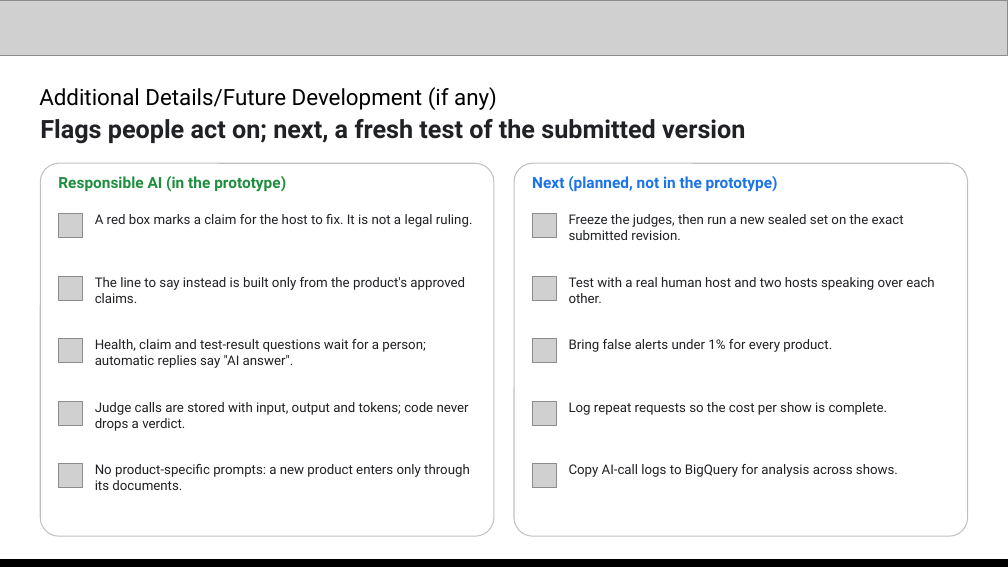
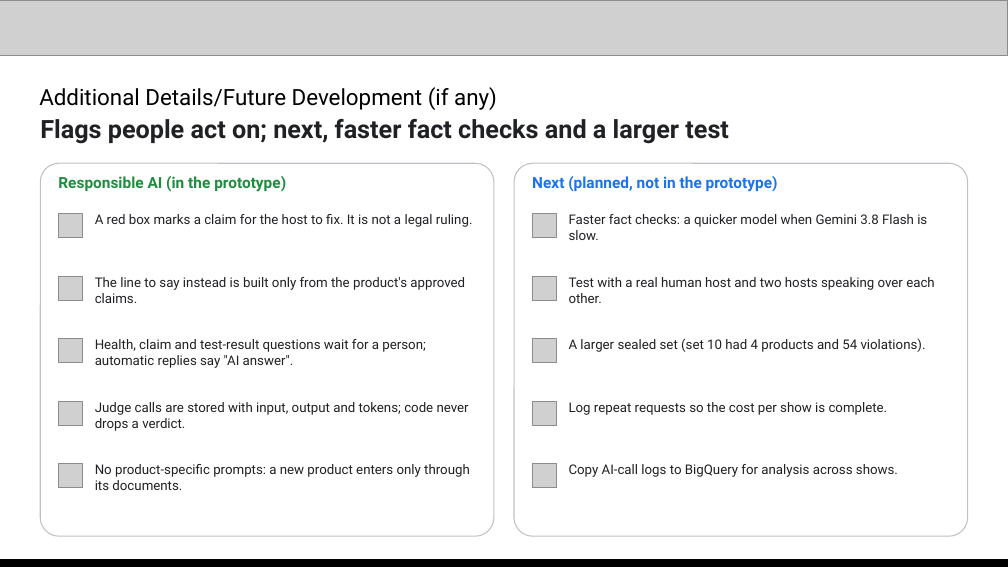
Before and after one commit to jwchoiKR/ai_builder_cup_uh, a slide deck: slide 12 of docs/decks/submission_1011.pptx. Drawn at 1008x567 pixels with LibreOffice and Linux fonts; fonts in the diff are those of the drawing; grey boxes stand for pictures. Boxes give left, top, right and bottom in pixels: in the first picture for what was removed or moved away, otherwise in the second. Text is boxed around its words. In the diff, an @@ line names an element or a change of style, - is before the commit and + after.

Commit message:
docs(decks): Update the submission deck to set 10 and 3.8 Flash
Performance slide on set 10 natural lines (96.3%, 0 false alerts,
judge call times), the fact checker on Gemini 3.8 Flash in the
architecture, technology and cost slides, one Cloud Run instance, and
the next steps after this round.

```diff
--- a/docs/decks/submission_1011.pptx
+++ b/docs/decks/submission_1011.pptx
@@ text at (40, 119, 729, 144): text changed @@
-Flags people act on; next, a fresh test of the submitted version
+Flags people act on; next, faster fact checks and a larger test
@@ text at (569, 214, 927, 240): text changed @@
-Freeze the judges, then run a new sealed set on the exact submitted revision.
+Faster fact checks: a quicker model when Gemini 3.8 Flash is slow.
@@ text at (569, 338, 926, 352): text changed @@
-Bring false alerts under 1% for every product.
+A larger sealed set (set 10 had 4 products and 54 violations).
```
Also in this commit, not shown: 5 other slides changed, 1 other file.
